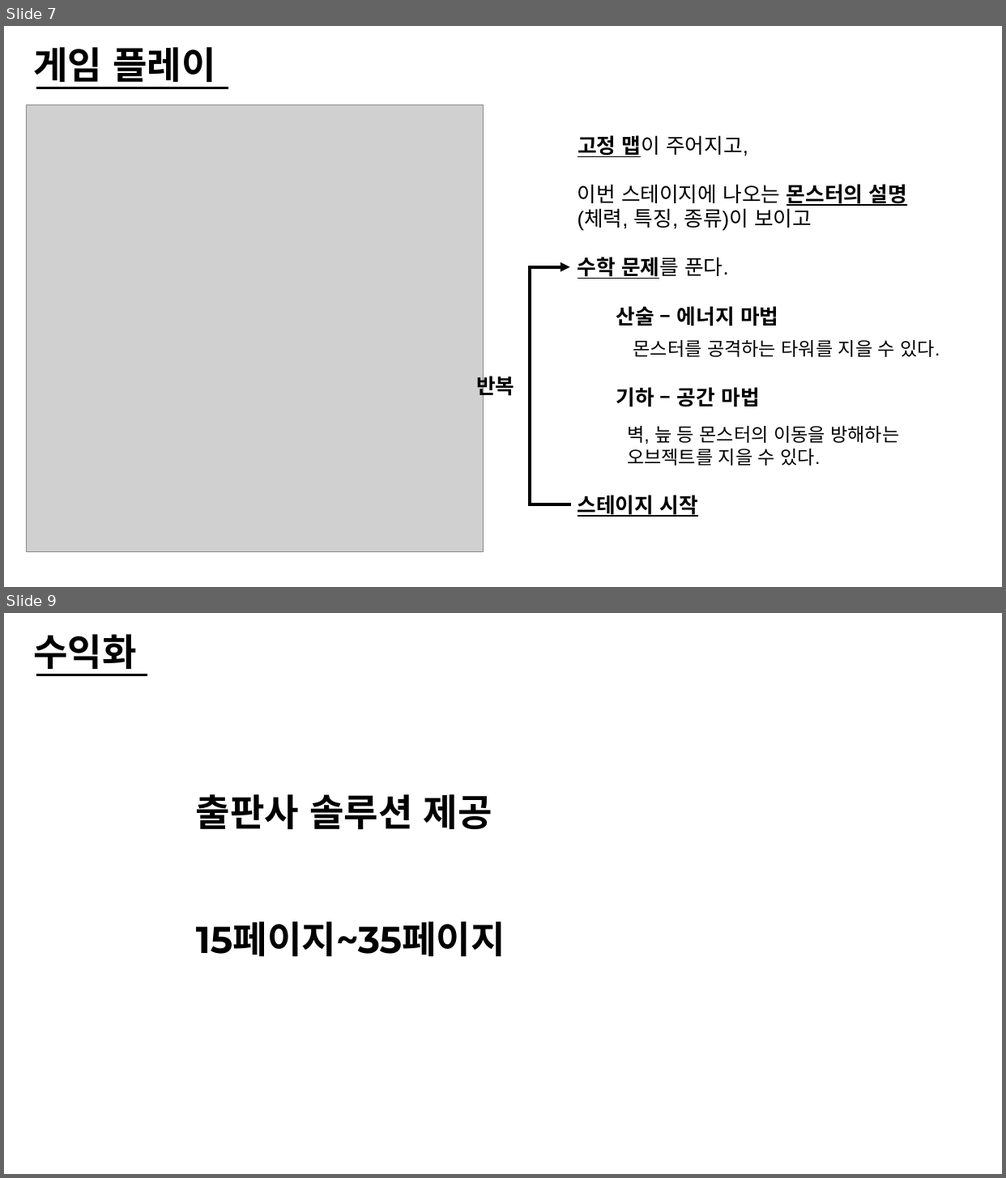
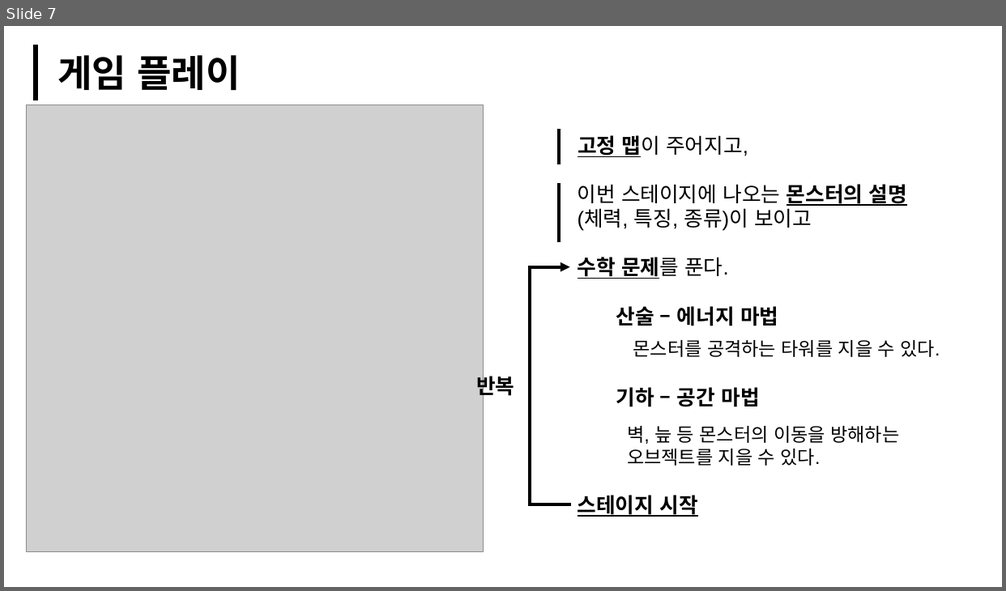
Before and after one commit to Bandyck/Design, a slide deck: 컨셉PT_Serious_임경태.pptx. Shown one above the other, each under a label of ours: slides 7 and 9 before the commit, slide 7 after it; the slides between them are not shown. The pictures are 1006x1178 and 1006x591 pixels, drawn with LibreOffice and Linux fonts; fonts in the diff are those of the drawing; grey boxes stand for pictures. Boxes give left, top, right and bottom in pixels: in the first picture for what was removed or moved away, otherwise in the second. Text is boxed around its words. In the diff, an @@ line names an element or a change of style, - is before the commit and + after.

```diff
--- a/컨셉PT_Serious_임경태.pptx
+++ b/컨셉PT_Serious_임경태.pptx
@@ slide 9 removed at [4, 613, 1002, 1174], background #FFFFFF @@
@@ text removed at [33, 634, 137, 675] @@
-수익화
@@ line removed from (36, 675) to (147, 675) @@
@@ text removed at [196, 794, 492, 829] @@
-출판사 솔루션 제공
@@ text removed at [196, 922, 505, 956] @@
-15페이지~35페이지
@@ slide 7 changed as well @@
@@ line added from (36, 45) to (36, 101), #000000 5 pt @@
@@ text "게임 플레이" rewrapped from [33, 47, 216, 88] to [57, 55, 241, 90] @@
@@ line removed from (36, 88) to (228, 88) @@
@@ line added from (560, 130) to (560, 165), #000000 3 pt @@
@@ line added from (560, 183) to (560, 242), #000000 3 pt @@
```
Also in this commit, not shown: 7 other slides changed, 8 slides added, 1 other slide removed, 2 other files.
